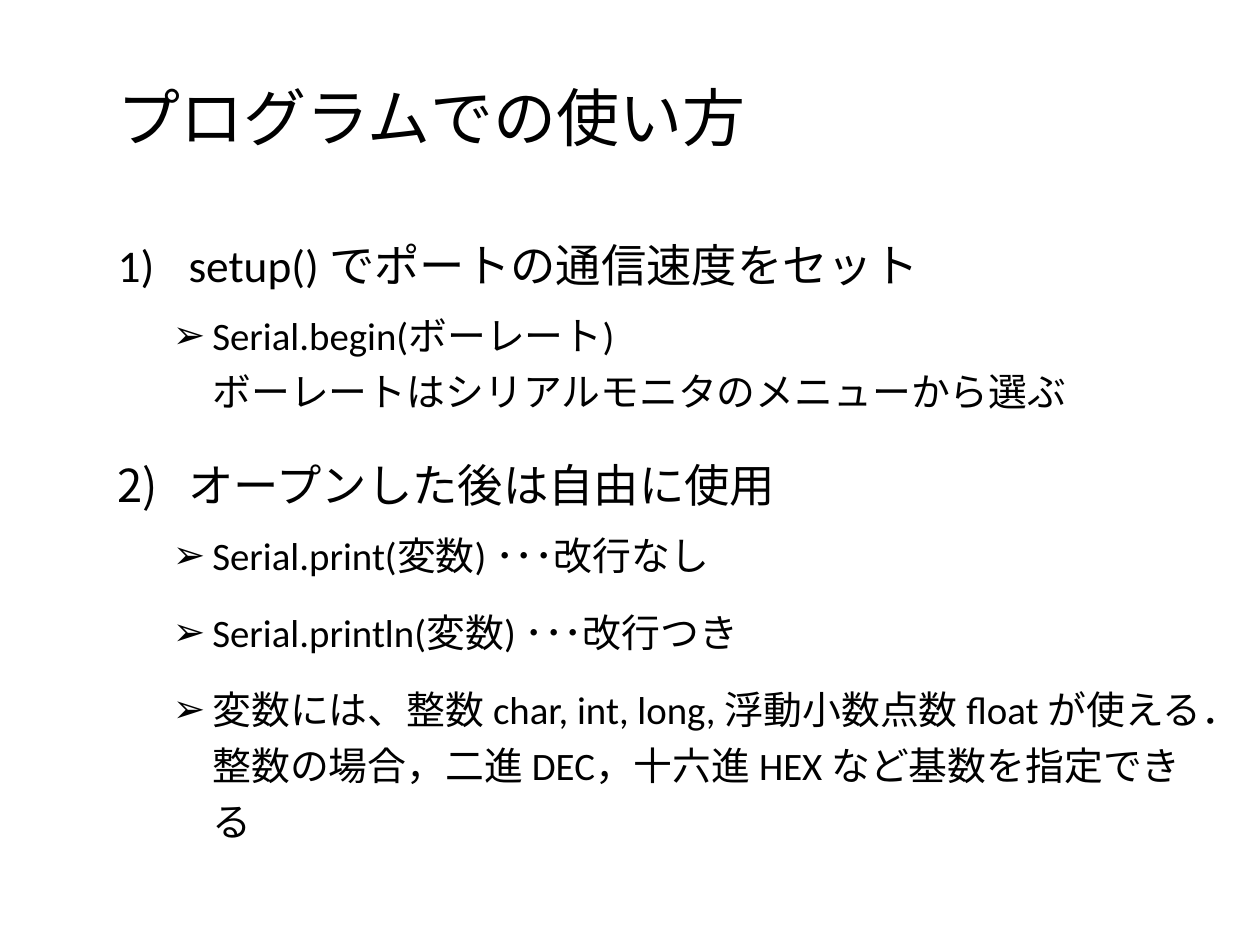
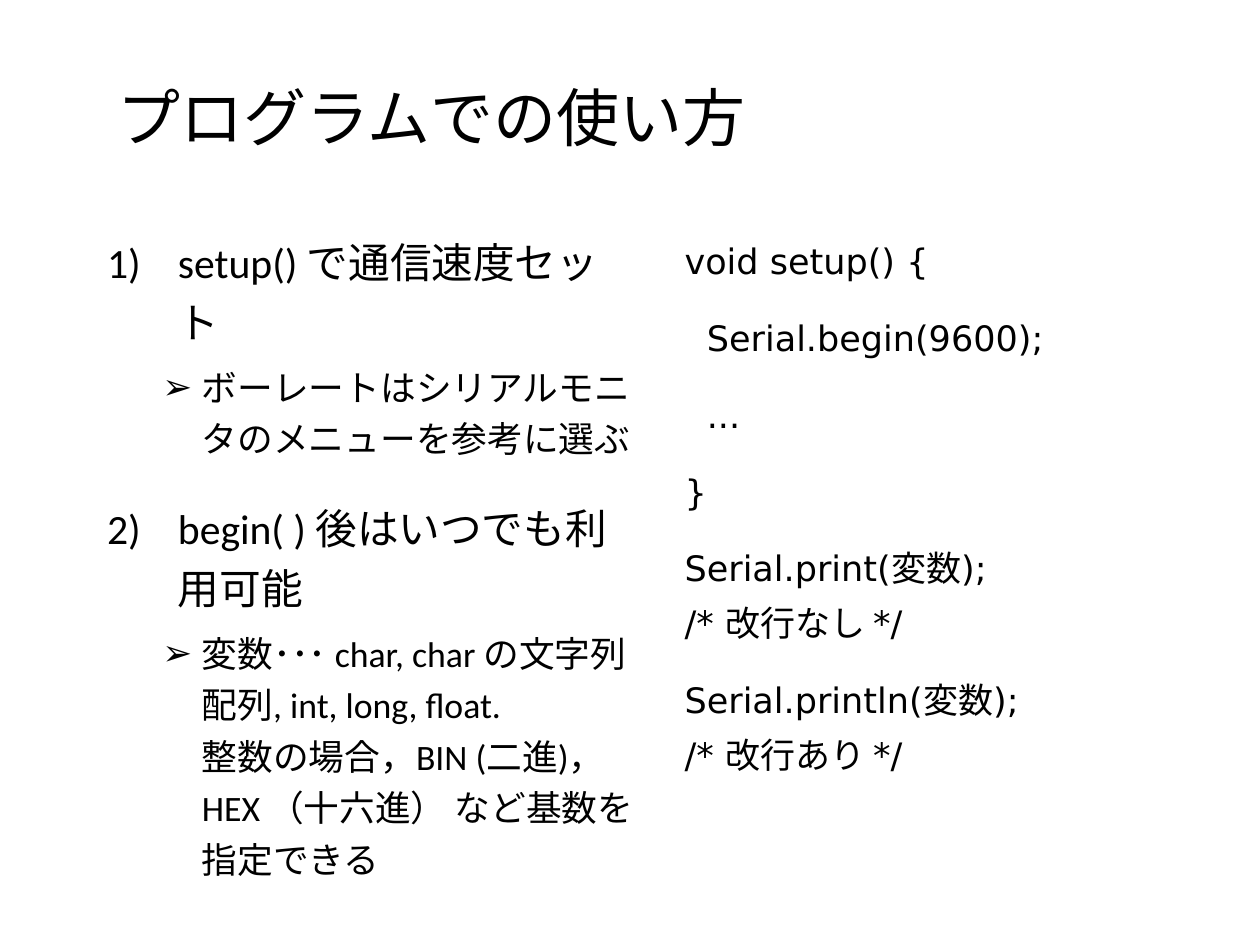
Before and after one commit to MatsK/Courses, a slide deck: slide 15 of CS2/Arduino入門：Arduino IDE 言語篇.pptx (slide 11 before the commit). Drawn at 1260x945 pixels with LibreOffice and Linux fonts; fonts in the diff are those of the drawing; background and template pictures are left out. Boxes give left, top, right and bottom in pixels: in the first picture for what was removed or moved away, otherwise in the second. Text is boxed around its words. In the diff, an @@ line names an element or a change of style, - is before the commit and + after.

```diff
--- a/CS2/Arduino入門：Arduino IDE 言語篇.pptx
+++ b/CS2/Arduino入門：Arduino IDE 言語篇.pptx
@@ text at [178, 243, 634, 825]: text changed; size 22.2 to 20.4 pt @@
-1) setup() でポートの通信速度をセット
-  ➢ Serial.begin(ボーレート)
-    ボーレートはシリアルモニタのメニューから選ぶ
-2) オープンした後は自由に使用
-  ➢ Serial.print(変数) ･･･改行なし
-  ➢ Serial.println(変数) ･･･改行つき
-  ➢ 変数には、整数 char, int, long, 浮動小数点数 float が使える．整数の場合，二進 DEC，十六進 HEX など基数を指定できる
+1) setup() で通信速度セット
+  ➢ ボーレートはシリアルモニタのメニューを参考に選ぶ
+2) begin( ) 後はいつでも利用可能
+  ➢ 変数･･･ char, char の文字列配列, int, long, float.
+    整数の場合，BIN (二進)，HEX （十六進） など基数を指定できる
@@ text added at [685, 247, 1043, 771], 20 pt, text #000000 @@
+void setup() {
+Serial.begin(9600);
+...
+}
+Serial.print(変数);
+/* 改行なし */
+Serial.println(変数);
+/* 改行あり */
```
Also in this commit, not shown: 8 other slides changed, 7 slides added, 2 slides removed, 1 other file.
